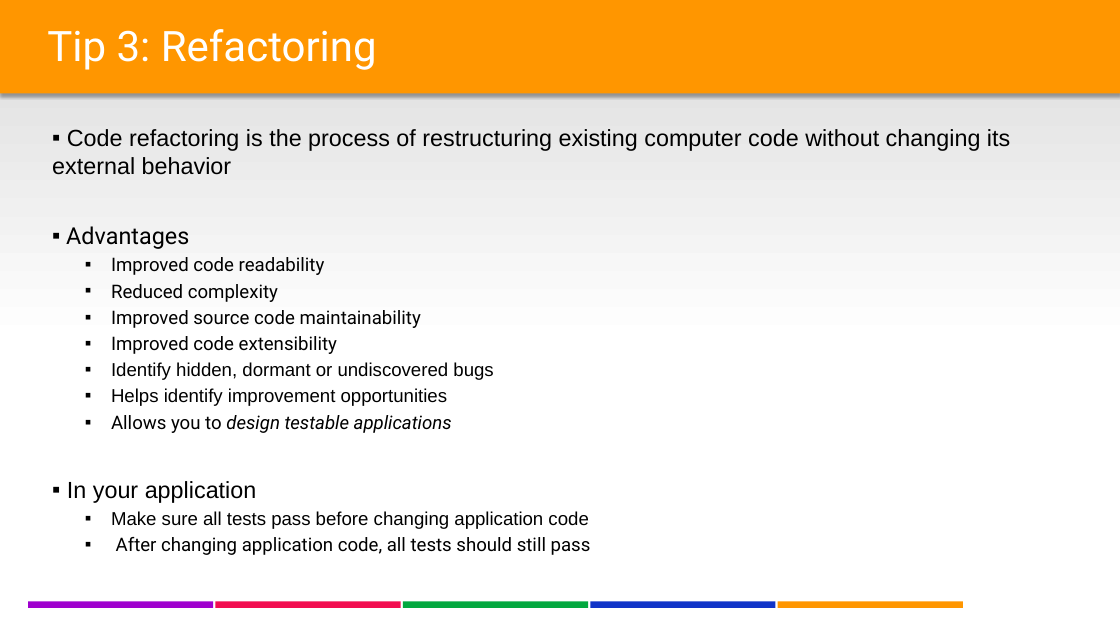
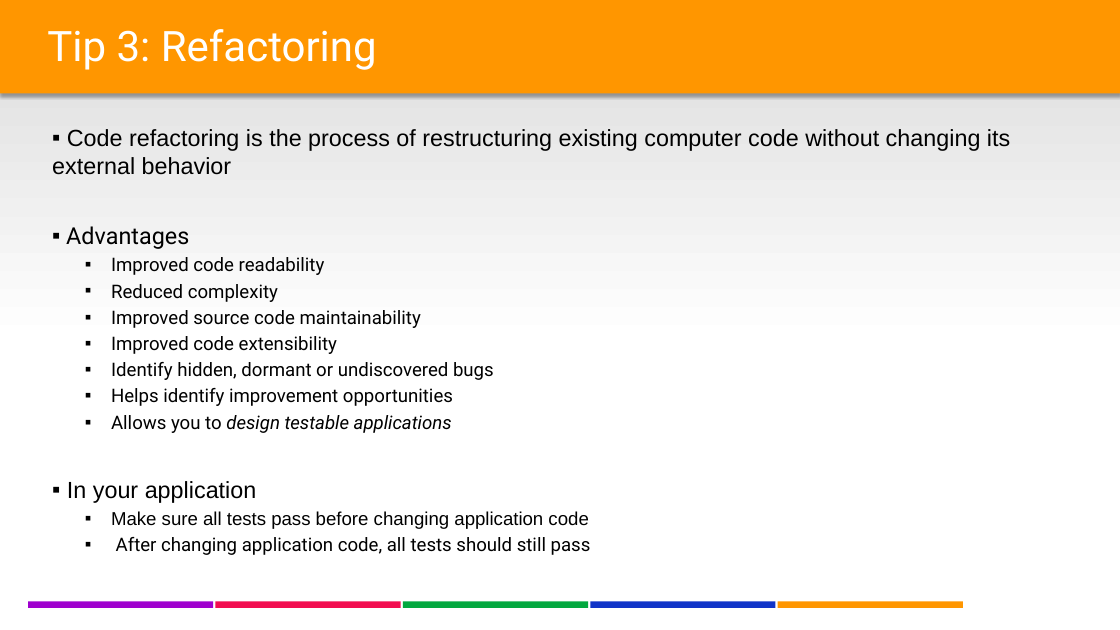
Before and after one commit to lgoldin/TestOrientedDevelopment, a slide deck: slide 22 of DesigningTestableApplications - Part II - DB Integration & Legacy Code.pptx. Drawn at 1120x630 pixels with LibreOffice and Linux fonts; fonts in the diff are those of the drawing; background and template pictures are left out. Boxes give left, top, right and bottom in pixels: in the first picture for what was removed or moved away, otherwise in the second. Text is boxed around its words. In the diff, an @@ line names an element or a change of style, - is before the commit and + after.

```diff
--- a/DesigningTestableApplications - Part II - DB Integration & Legacy Code.pptx
+++ b/DesigningTestableApplications - Part II - DB Integration & Legacy Code.pptx
@@ text at <box>111,362,494,406</box>: font Arial to Roboto in "Identify hidden, dormant or undiscovered bugs", "Helps identify improvement opportunities" @@
```
Also in this commit, not shown: 1 slide added, 16 other files.
